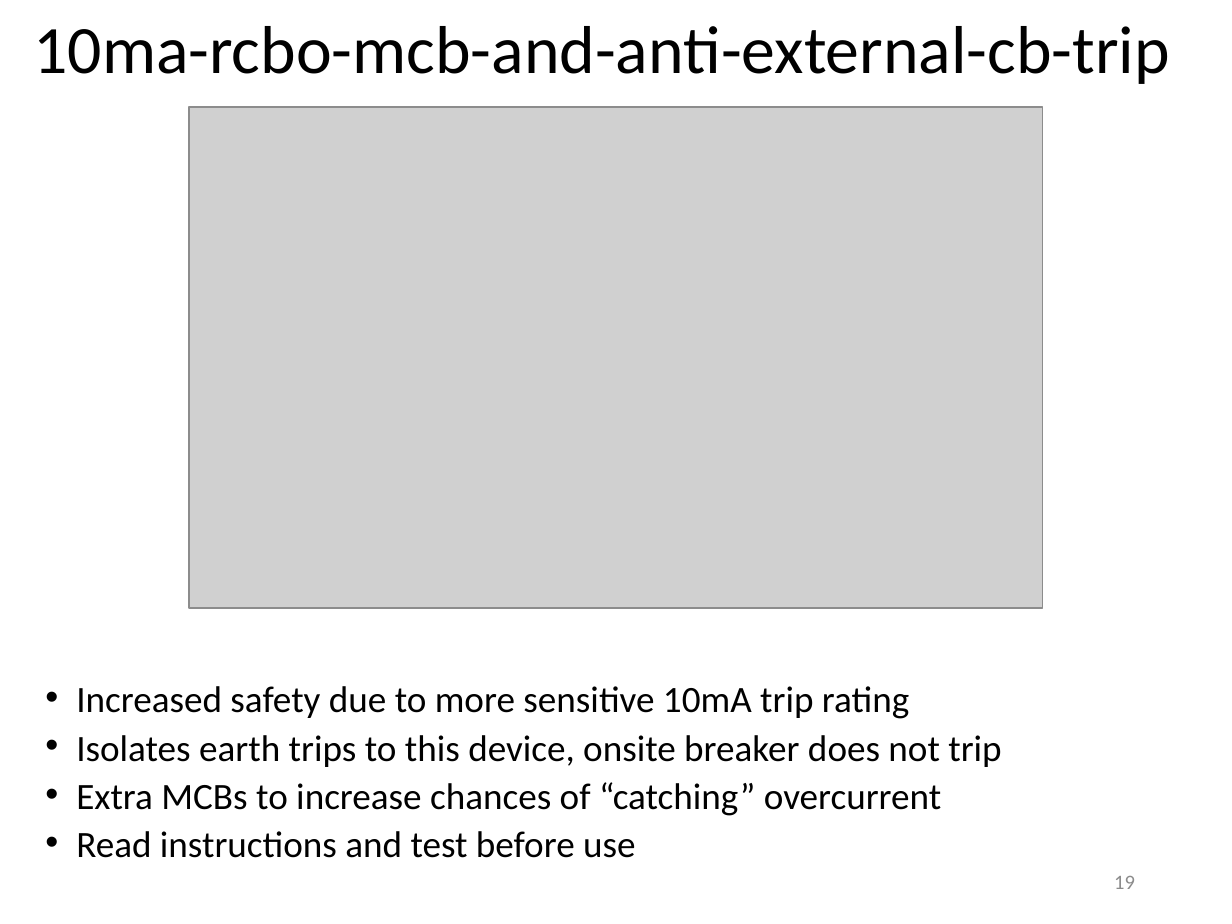
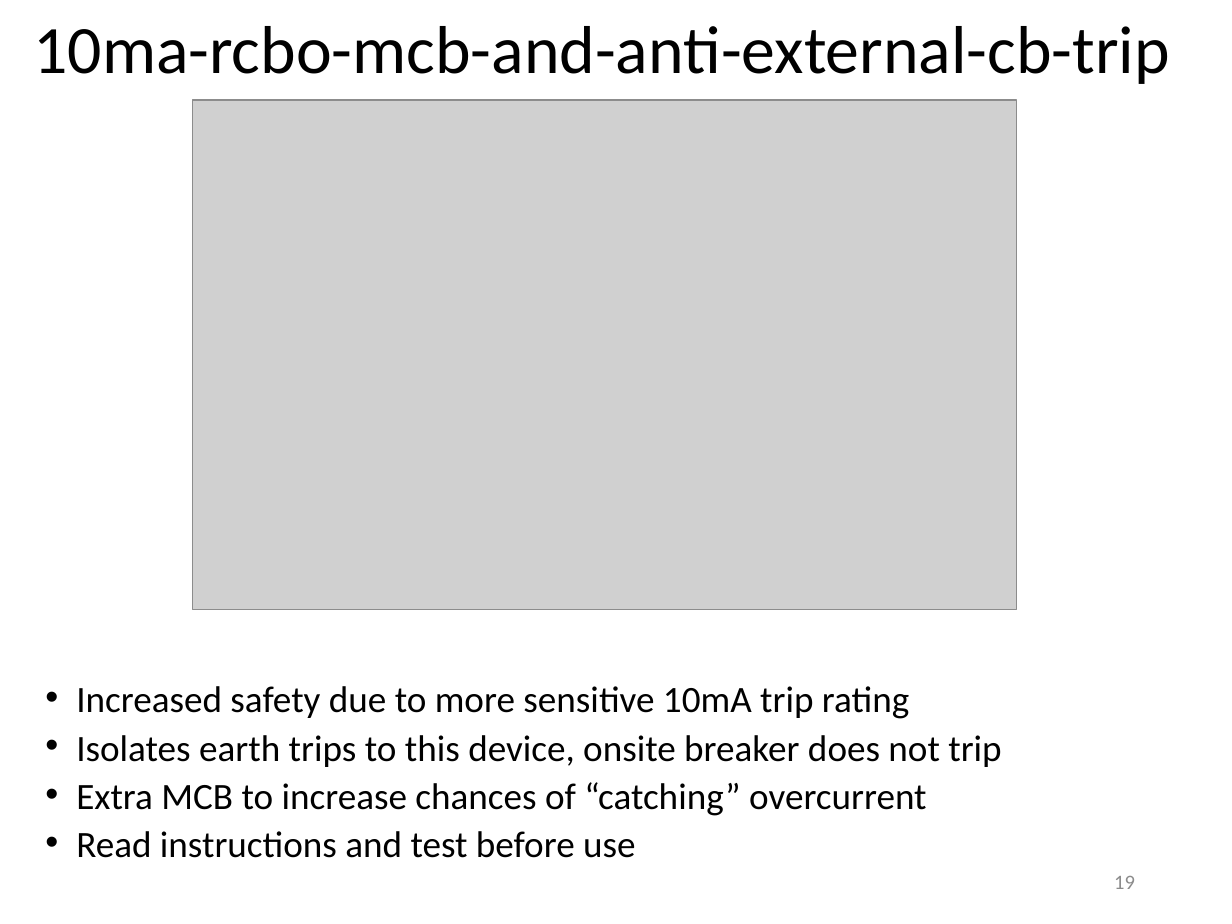
Before and after one commit to wemakerspace/repair-kopitiam-training-and-equipment, a slide deck: slide 19 of training/RK Circuit Breaker Training.pptx. Drawn at 1232x924 pixels with LibreOffice and Linux fonts; fonts in the diff are those of the drawing; grey boxes stand for pictures. Boxes give left, top, right and bottom in pixels: in the first picture for what was removed or moved away, otherwise in the second. Text is boxed around its words. In the diff, an @@ line names an element or a change of style, - is before the commit and + after.

```diff
--- a/training/RK Circuit Breaker Training.pptx
+++ b/training/RK Circuit Breaker Training.pptx
@@ picture: place and size @@
-picture at (190,107,1044,609)
+picture at (192,100,1016,609)
@@ text at (76,782,926,816): text changed @@
-• Extra MCBs to increase chances of “catching” overcurrent
+• Extra MCB to increase chances of “catching” overcurrent
```
Also in this commit, not shown: 9 other slides changed.
